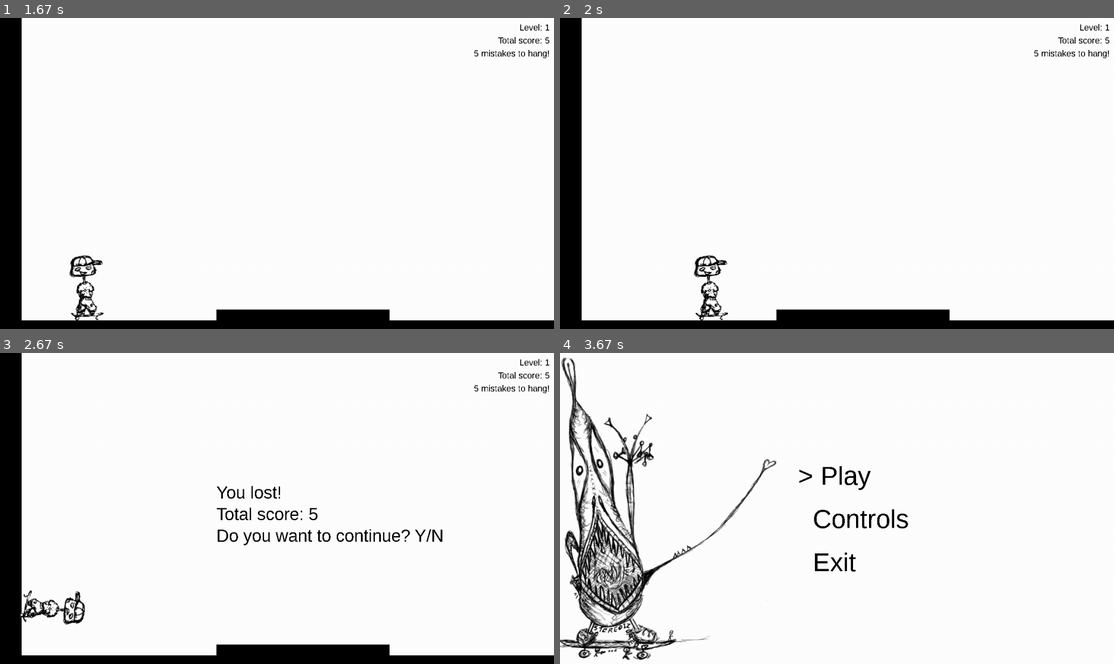
Above: before the commit, frames 1-4 (two rows, left to right).
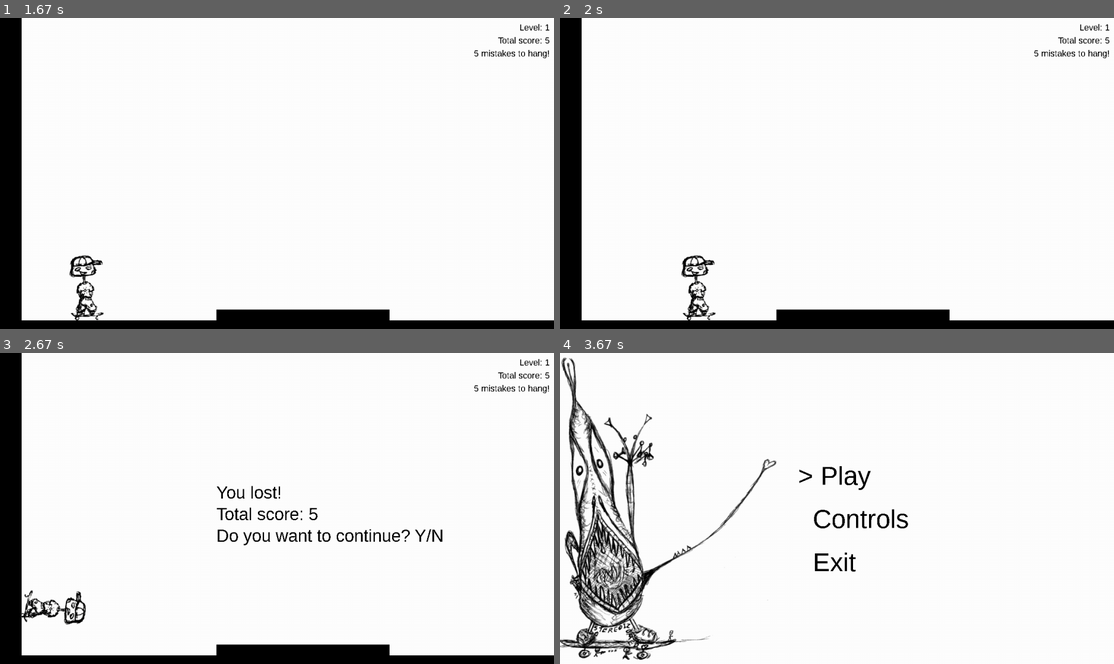
Above: after the commit, the same moments.

Repository: spookydoodle/bounce_pygame
Game: pygame game, started from main.py
Two runs of this game, one before a commit and one after it. Both use one fixed random seed, a clock stepped at 60 frames per second and the inputs below.
Inputs:
- Up to frame 1 (1.67 s): tap Enter at 0.33 s; tap Space at 0.67 s; hold Right from 1.5 s (still down)
- Up to frame 2 (2 s): release Right at 1.97 s
- Up to frame 3 (2.67 s): hold Left 2-2.53 s; hold Left from 2.57 s (still down)
- Up to frame 4 (3.67 s): release Left at 2.97 s; tap Y at 3.4 s

Frame 1 is identical in both runs. In frame 2, 0.9% of the frame differs, in the area x 21-31%, y 76-98%; in frame 3, 0.5%; in frame 4, nothing differs.

Commit message:
jump + fall -> move_y

Diff:
--- a/skater/game.py
+++ b/skater/game.py
@@ -224,8 +224,7 @@
 
                 # The player cannot fall lower than the highest of obstacles under him
                 falling_limit = min(obstacle.rect.top for obstacle in self.obstacles_under())
-                self.player.fall(falling_limit)
-                self.player.jump(falling_limit)
+                self.player.move_y(falling_limit)
                 self.change_obstacles_pos_cam()
                 self.check_game_result()
 
--- a/skater/player.py
+++ b/skater/player.py
@@ -34,7 +34,7 @@
         # separate velocities for movement on x axis (right/left) and y axis (jump)
         self.a = 3
         self.v = self.v0 = speed * 1.8
-        self.v_jump = self.G * self.v0
+        self.v_y = self.G * self.v0
         self.m = 4
         self.is_jumping = False
         self.is_falling = False
@@ -87,7 +87,7 @@
             #    self.stop_movement_x()
 
             if event.key in CONTROLS["G_OLLIE"]:
-                self.is_jumping = True
+                self.jump()
 
         elif event.type == pygame.KEYUP:
             self.is_decelerating = True
@@ -131,13 +131,20 @@
                 self.stop_movement_x()
 
 
-    def jump(self, floor):
-        if self.is_jumping:
-            # Calculate force (F)
-            F = self.m * self.v_jump
+    def jump(self):
+        self.is_jumping = True
+        self.v_y = -self.v0  * 5 # NOTE: some random number
 
-            self.rect.y -= F
-            self.v_jump -= 0.5
+    def move_y(self, floor):
+        if not self.is_colliding_b:
+            # Calculate y-acceleration (gravity pull)
+            a = self.m * self.G
+
+            # Update y-speed with new acceleration
+            self.v_y += a
+
+            # Update y-position
+            self.rect.y += self.v_y
 
             floor_hit = self.rect.bottom > floor
             if floor_hit:
@@ -146,26 +153,17 @@
             ## this code was supposed to make jumps smoother
 
             #if not self.is_falling:
-            #    self.v_jump *= self.DRAG
+            #    self.v_y *= self.DRAG
             #else:
-            #    self.v_jump = (-1) * abs(self.v_jump) * 1/self.DRAG
+            #    self.v_y = (-1) * abs(self.v_y) * 1/self.DRAG
 
-            #if self.v_jump < self.ZERO:
+            #if self.v_y < self.ZERO:
             #    self.is_falling = True
 
 
             ## If ground is reached, reset variables.
             #if self.rect.bottom >= 700:
             #    self.stop_movement_y(700)
-
-    # fall means move on y axis due to gravity until player lands on an obstacle
-    def fall(self, floor):
-        if not self.is_colliding_b and not self.rect.bottom >= floor:
-            self.rect.y += self.m * self.G
-
-            floor_hit = self.rect.bottom > floor
-            if floor_hit:
-                self.stop_movement_y(floor)
 
     def stop_movement_x(self):
         self.is_decelerating = False
@@ -175,7 +173,7 @@
 
     def stop_movement_y(self, y):
         self.rect.bottom = y
-        self.v_jump = self.G * self.v0
+        self.v_y = self.G * self.v0
         self.v *= self.ELASTICITY
         self.is_jumping = False
         self.is_falling = False
